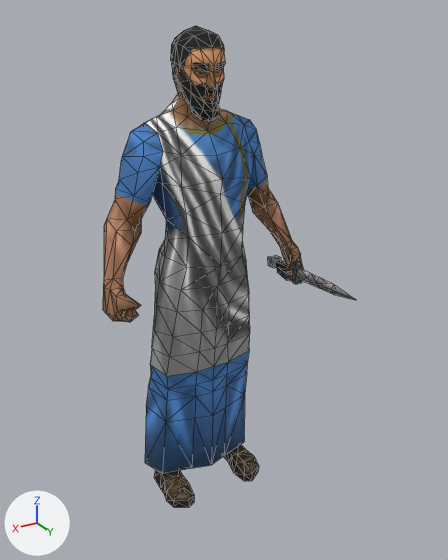
Before and after pictures for a commit that changed the glTF model assets/models/units/ptol_villager.glb.
Camera for both pictures: a 50 mm camera at (0.98, 1.64, 1.73) aimed at (-0.09, -0.14, 0.85). The lights are fixed; the arrows at lower left show +X, +Y and +Z. The first picture is the older version. Mesh edges are drawn as thin lines. Where no turn or scale is listed for an object, it has been applied to the vertices. Vertices at exactly the same position are counted once.

In view in the first picture: 'ptol_villager_part0', 'ptol_villager_part1', 'ptol_villager_part2'.
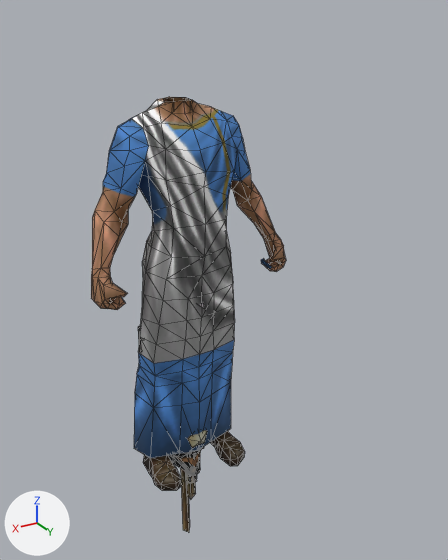
Where the change shows, as pixel boxes [x1, y1, x2, y2] in the pictures (448 x 560 px):
'ptol_villager_part0', moved
    before: [103, 92, 303, 507]
    after: [91, 97, 286, 490]
'ptol_villager_part1', moved, turned
    before: [171, 26, 226, 121]
    after: [168, 447, 204, 476]
'ptol_villager_part2', deleted
    before: [268, 255, 355, 300]
'tool_GatherGrain', added (mostly hidden)
    after: [181, 303, 204, 533]
'tool_Build_2', added
    after: [186, 430, 207, 499]
'tool_GatherTree', added (mostly hidden)
    after: [138, 326, 197, 483]
'tool_GatherOre_2', added (mostly hidden)
    after: [186, 468, 196, 483]
'tool_GatherMeat', added (mostly hidden)
    after: [185, 451, 198, 482]

Patch to the scene script:
```diff
--- a/assets/models/units/ptol_villager.glb.py
+++ b/assets/models/units/ptol_villager.glb.py
@@ me_ptol_villager_part1 @@
 # used by ob_ptol_villager_part1; location = (0.0, -0.159, 0.0)
-me_ptol_villager_part1.from_pydata(...)  # 101 vertices, 188 faces; spans x -0.075..0.075, y -0.091..0.121, z 1.427..1.7
+me_ptol_villager_part1.from_pydata(...)  # 101 vertices, 188 faces; spans x -0.075..0.075, y -0.198..0.061, z -0.096..0.127
+# me_ptol_villager_part1 part 1: the whole mesh is turned 98.2 degrees about the x axis through its middle, then moved by (0.0, -0.08, -1.547)
 me_ptol_villager_part1.materials.append(mat_mat1)
@@ me_ptol_villager_part9 @@
+me_ptol_villager_part9.from_pydata(...)  # 23 vertices, 36 faces; spans x -0.059..0.059, y -0.089..0.089, z -0.209..0.204
+me_ptol_villager_part9.materials.append(mat_mat2)  # picture img_tex2
@@ me_ptol_villager_part7 @@
+me_ptol_villager_part7.from_pydata(...)  # 56 vertices, 104 faces; spans x -0.201..0.195, y -0.024..0.026, z -0.119..0.679
+me_ptol_villager_part7.materials.append(mat_mat2)  # picture img_tex2
@@ me_ptol_villager_part4 @@
+me_ptol_villager_part4.from_pydata(...)  # 41 vertices, 78 faces; spans x -0.018..0.018, y -0.042..0.042, z -0.111..0.396
+me_ptol_villager_part4.materials.append(mat_mat2)  # picture img_tex2
@@ me_ptol_villager_part3 @@
+me_ptol_villager_part3.from_pydata(...)  # 17 vertices, 20 faces; spans x -0.104..0.11, y -0.128..0.143, z -0.451..0.844
+me_ptol_villager_part3.materials.append(mat_mat2)  # picture img_tex2
@@ me_ptol_villager_part2_1 @@
+me_ptol_villager_part2_1.from_pydata(...)  # 56 vertices, 104 faces; spans x -0.033..0.202, y -0.024..0.025, z -0.124..0.708
+me_ptol_villager_part2_1.materials.append(mat_mat2)  # picture img_tex2
@@ ob_ptol_villager_part0 @@
 ob_ptol_villager_part0 = bpy.data.objects.new('ptol_villager_part0', me_ptol_villager_part0)
-ob_ptol_villager_part0.location = (0.0, -0.159, 0.0)
+ob_ptol_villager_part0.location = (0.001, -0.265, 0.0)
@@ ob_ptol_villager_part1 @@
 ob_ptol_villager_part1 = bpy.data.objects.new('ptol_villager_part1', me_ptol_villager_part1)
-ob_ptol_villager_part1.location = (0.0, -0.159, 0.0)
+ob_ptol_villager_part1.location = (0.001, -0.265, 0.0)
@@ ob_ptol_villager_part2 @@
-ob_ptol_villager_part2 = bpy.data.objects.new('ptol_villager_part2', me_ptol_villager_part2)
-ob_ptol_villager_part2.location = (0.0, -0.159, 0.0)
@@ ob_tool_build_2 @@
+ob_tool_build_2 = bpy.data.objects.new('tool_Build_2', me_ptol_villager_part9)
+ob_tool_build_2.location = (0.001, -0.265, 0.0)
@@ ob_tool_gatherore_2 @@
+ob_tool_gatherore_2 = bpy.data.objects.new('tool_GatherOre_2', me_ptol_villager_part7)
+ob_tool_gatherore_2.location = (0.001, -0.265, 0.0)
@@ ob_tool_gathermeat @@
+ob_tool_gathermeat = bpy.data.objects.new('tool_GatherMeat', me_ptol_villager_part4)
+ob_tool_gathermeat.location = (0.001, -0.265, 0.0)
@@ ob_tool_gathergrain @@
+ob_tool_gathergrain = bpy.data.objects.new('tool_GatherGrain', me_ptol_villager_part3)
+ob_tool_gathergrain.location = (0.001, -0.265, 0.0)
@@ ob_tool_gathertree @@
+ob_tool_gathertree = bpy.data.objects.new('tool_GatherTree', me_ptol_villager_part2_1)
+ob_tool_gathertree.location = (0.001, -0.265, 0.0)
```
